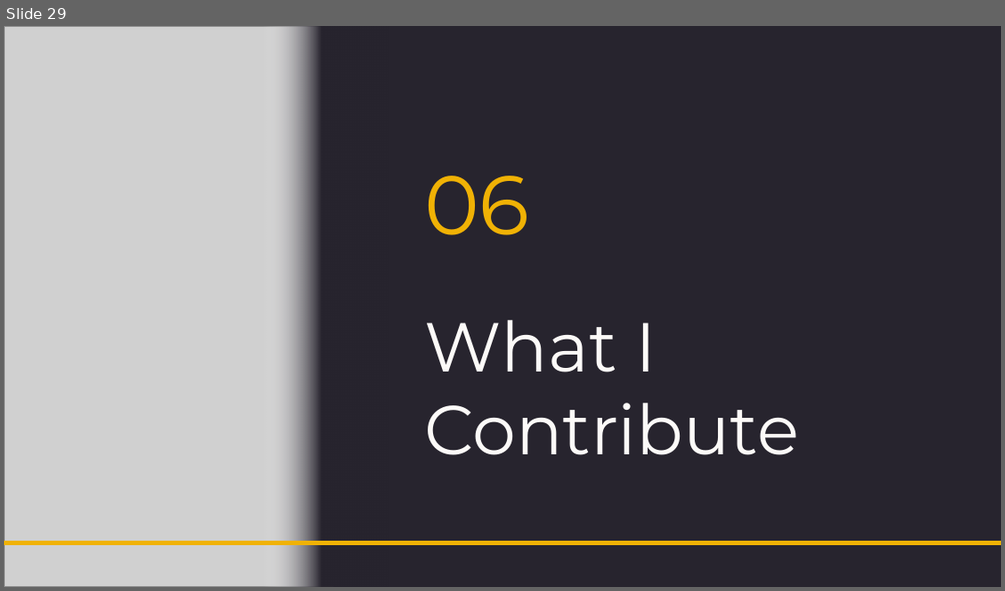
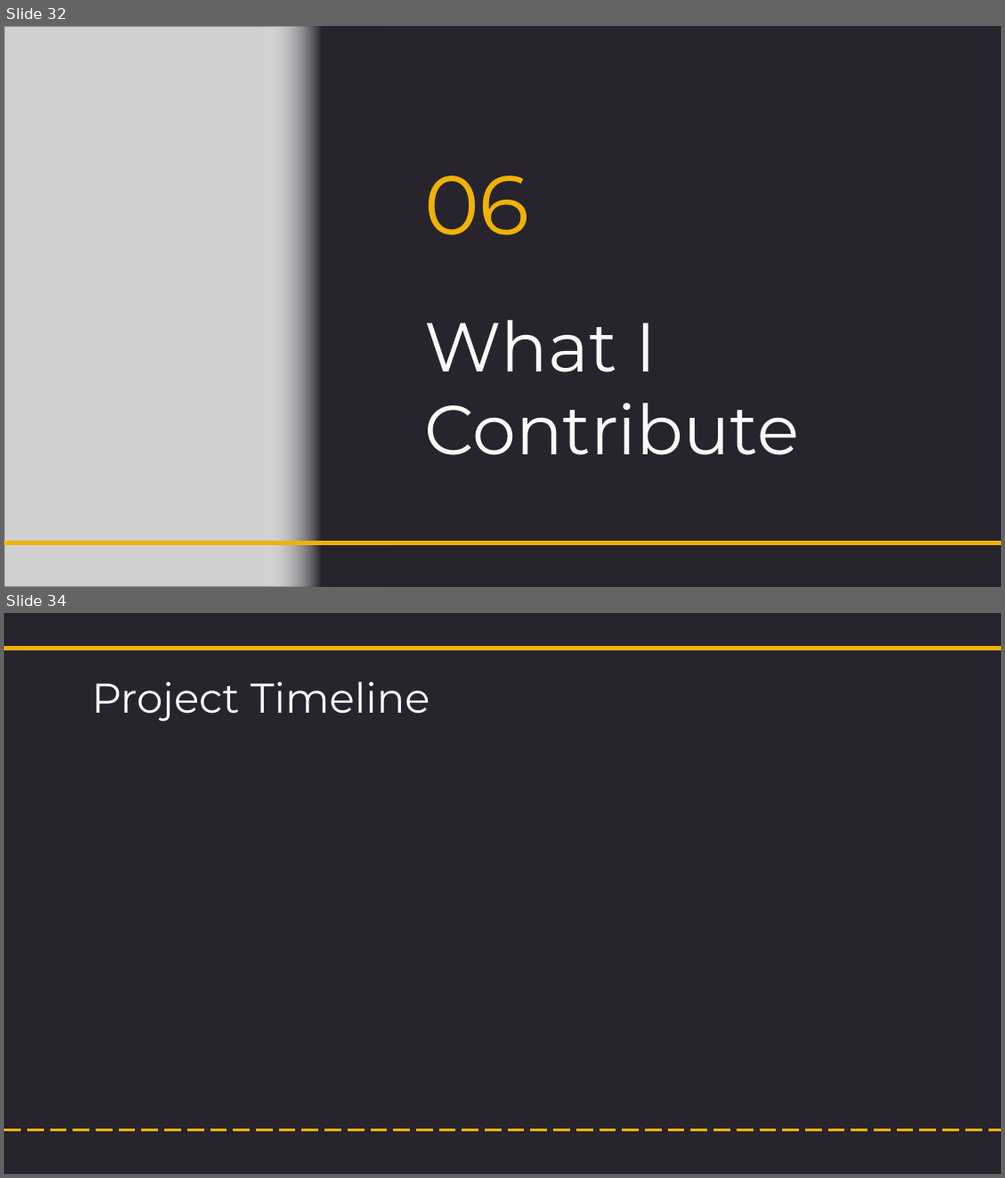
Before and after one commit to NightfuryEquinn/Ridership, a slide deck: docs/24202141_yipzixian_p1_presentation_revised.pptx. Shown one above the other, each under a label of ours: slide 29 before the commit, slides 32 and 34 after it; the slides between them are not shown. The pictures are 1005x591 and 1005x1178 pixels, drawn with LibreOffice and Linux fonts; fonts in the diff are those of the drawing; grey boxes stand for pictures. Boxes give left, top, right and bottom in pixels: in the first picture for what was removed or moved away, otherwise in the second. Text is boxed around its words. In the diff, an @@ line names an element or a change of style, - is before the commit and + after.

```diff
--- a/docs/24202141_yipzixian_p1_presentation_revised.pptx
+++ b/docs/24202141_yipzixian_p1_presentation_revised.pptx
@@ slide 34 added at <box>4,613,1001,1174</box>, background #27242E @@
@@ line added from (4, 648) to (1001, 648), #F0B205 3 pt @@
@@ title added at <box>92,682,430,722</box>, 30 pt, text #FCFAF8 @@
+Project Timeline
@@ line added from (4, 1129) to (1001, 1129), #F0B205 1.5 pt dashed @@
@@ what was slide 29 is now slide 32 @@
```
Also in this commit, not shown: 3 slides changed, 4 other slides added, 1 slide removed, 25 other files.
